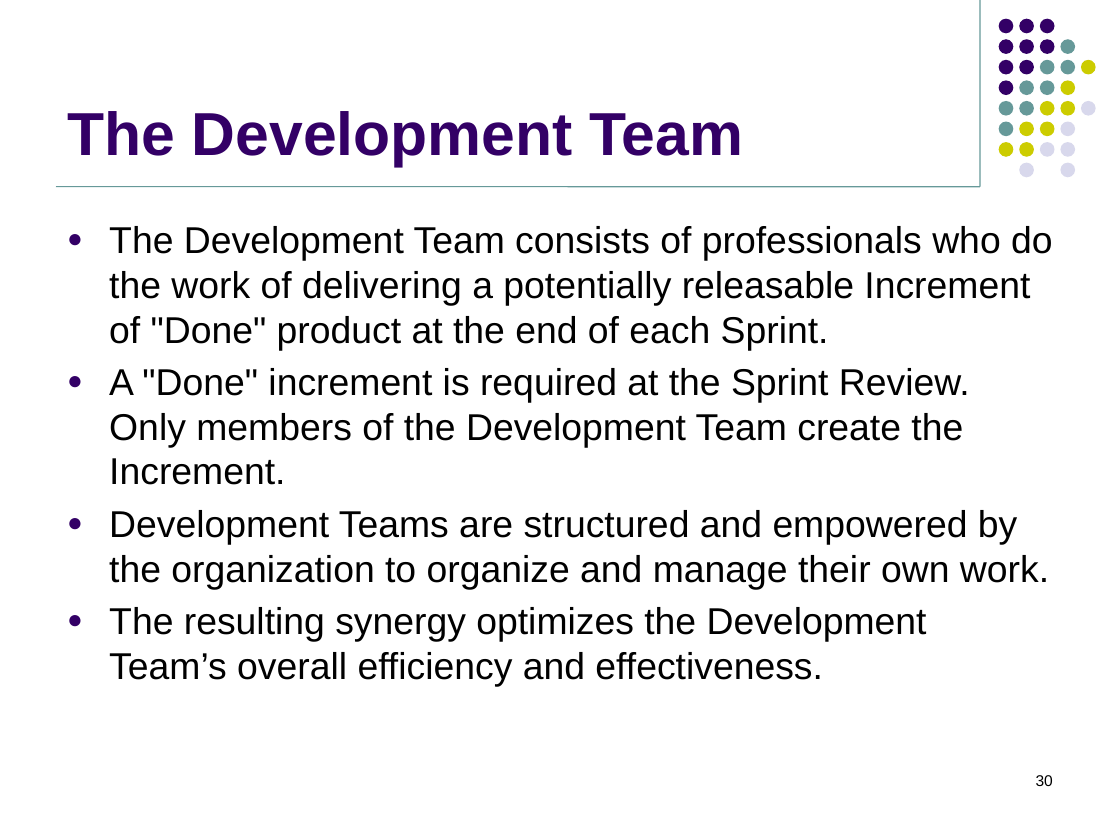
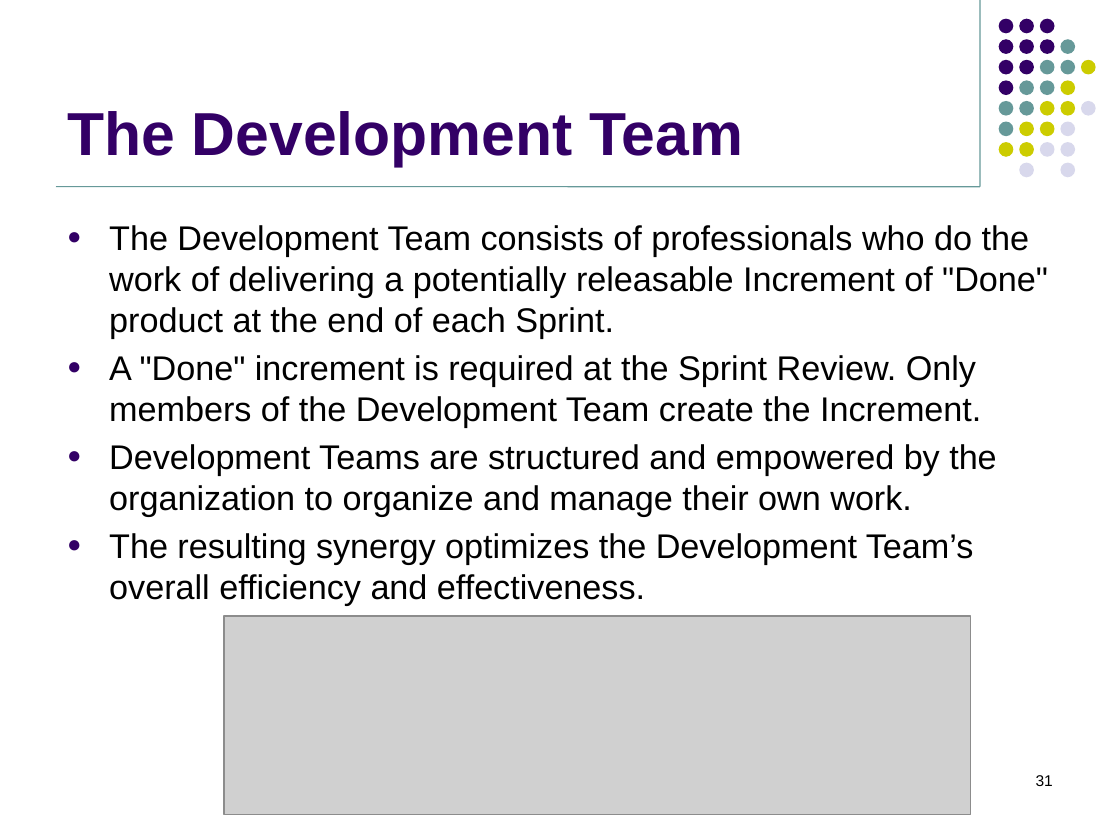
Before and after one commit to jasdhiratrevature/TrainingSlides, a slide deck: slide 31 of SLDC/SDLC.pptx (slide 30 before the commit). Drawn at 1120x840 pixels with LibreOffice and Linux fonts; fonts in the diff are those of the drawing; grey boxes stand for pictures; background and template pictures are left out. Boxes give left, top, right and bottom in pixels: in the first picture for what was removed or moved away, otherwise in the second. Text is boxed around its words. In the diff, an @@ line names an element or a change of style, - is before the commit and + after.

```diff
--- a/SLDC/SDLC.pptx
+++ b/SLDC/SDLC.pptx
@@ text "The Development Team consists of ..." at bbox=[109, 225, 1048, 605]: size 24 to 22 pt @@
@@ picture added at bbox=[224, 616, 970, 814] @@
@@ page number at bbox=[1036, 775, 1053, 786]: text changed @@
-30
+31
```
Also in this commit, not shown: 10 other slides changed, 25 slides added.
